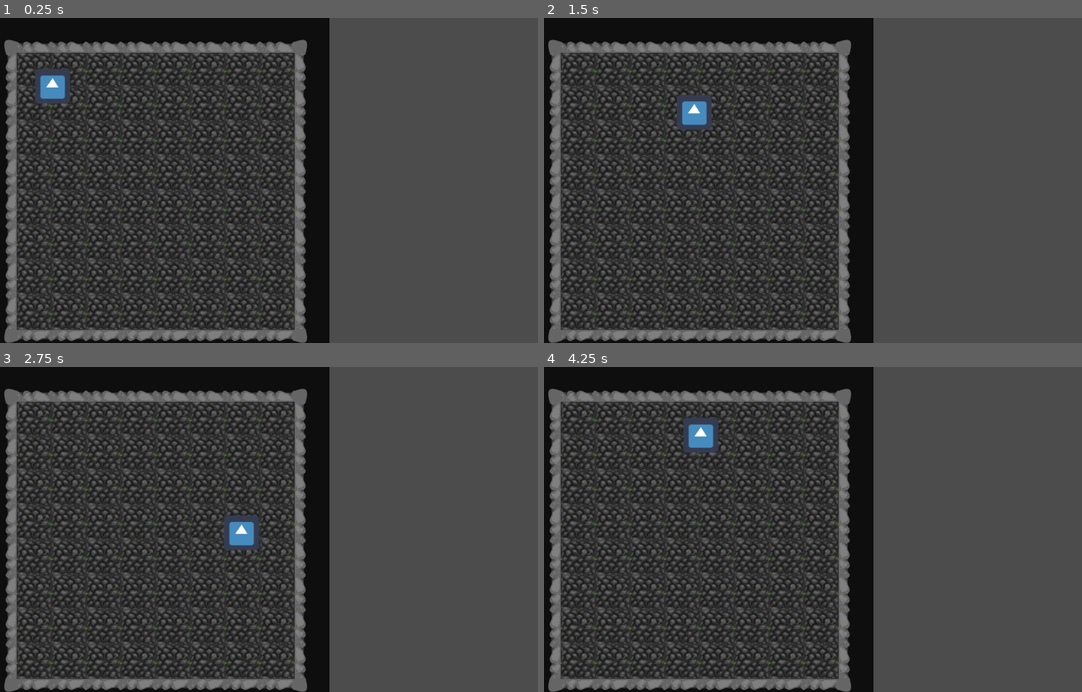
Above: before the commit, frames 1-4 (two rows, left to right).
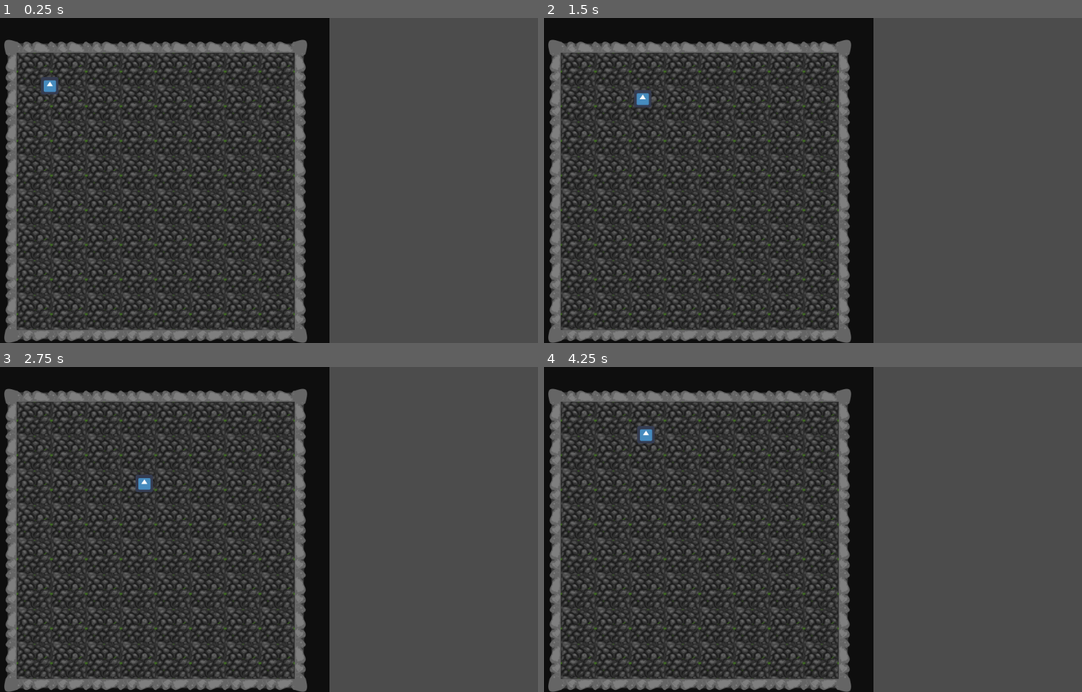
Above: after the commit, the same moments.

Repository: hnr250/FromHeroToZero
Game: Godot game, scene res://Field.tscn
The game is run twice, just before and just after one commit, with the same random seed, the same clock (stepped at 60 frames per second) and the same inputs. The engine's default icon, where the game draws it, is replaced by a stand-in: a white triangle on a blue panel in a dark square.
Inputs:
- Up to frame 1 (0.25 s): no input
- Up to frame 2 (1.5 s): tap Enter at 0.5 s; hold Right (ui_right) 0.53-1.28 s; hold Down (ui_down) from 1.28 s (still down)
- Up to frame 3 (2.75 s): release Down (ui_down) at 2.03 s; hold Right (ui_right) from 2.03 s (still down)
- Up to frame 4 (4.25 s): release Right (ui_right) at 2.78 s; hold Up (ui_up) 2.78-3.53 s; hold Left (ui_left) from 3.53 s (still down)

The runs differ from the first frame. In frame 1, 0.6% of the frame differs, in the area x 6-14%, y 15-27%; in frame 2, 0.7%; in frame 3, 0.7%; in frame 4, 0.8%, in the area x 17-33%, y 15-27%.

Commit message:
Move player to Objects, fix player collider, revamp player movement

Diff:
--- a/Field.tscn
+++ b/Field.tscn
@@ -1,16 +1,8 @@
-[gd_scene load_steps=5 format=2]
+[gd_scene load_steps=3 format=2]
 
 [ext_resource path="res://Objects/tiles.tres" type="TileSet" id=1]
-[ext_resource path="res://Scripts/simple_movement.gd" type="Script" id=2]
-[ext_resource path="res://Graphics/icon.png" type="Texture" id=3]
+[ext_resource path="res://Objects/Player.tscn" type="PackedScene" id=2]
 
-
-
-
-[sub_resource type="RectangleShape2D" id=1]
-
-custom_solver_bias = 0.0
-extents = Vector2( 10, 10 )
 
 [node name="Tileset" type="Node2D" index="0"]
 
@@ -38,24 +30,6 @@
 tile_data = PoolIntArray( 0, 5, 0, 1, 4, 0, 2, 4, 0, 3, 4, 0, 4, 4, 0, 5, 4, 0, 6, 4, 0, 7, 4, 0, 8, 4, 0, 9, 6, 0, 655 …(1247 unchanged characters)…
 _sections_unfolded = [ "Cell", "Collision" ]
 
-[node name="KinematicBody2D" type="KinematicBody2D" parent="." index="1"]
+[node name="KinematicBody2D" parent="." index="1" instance=ExtResource( 2 )]
 
-position = Vector2( 259.402, 252.252 )
-scale = Vector2( 2, 2 )
-input_pickable = false
-collision_layer = 1
-collision_mask = 1
-collision/safe_margin = 0.08
-script = ExtResource( 2 )
-_sections_unfolded = [ "Transform" ]
-
-[node name="Sprite" type="Sprite" parent="KinematicBody2D" index="0"]
-
-texture = ExtResource( 3 )
-_sections_unfolded = [ "Transform" ]
-
-[node name="CollisionShape2D" type="CollisionShape2D" parent="KinematicBody2D" index="1"]
-
-scale = Vector2( 2, 2 )
-shape = SubResource( 1 )
-_sections_unfolded = [ "Transform" ]
+position = Vector2( 250, 250 )
--- a/Objects/Node2D.tscn
+++ b/Objects/Node2D.tscn
@@ -1,7 +1,6 @@
 [gd_scene load_steps=2 format=2]
 
 [ext_resource path="res://Graphics/2dpixx_dungeon.png" type="Texture" id=1]
-
 
 [node name="Node2D" type="Node2D"]
 
--- /dev/null
+++ b/Objects/Player.tscn
@@ -0,0 +1,31 @@
+[gd_scene load_steps=4 format=2]
+
+[ext_resource path="res://Scripts/player.gd" type="Script" id=1]
+[ext_resource path="res://Graphics/icon.png" type="Texture" id=2]
+
+
+[sub_resource type="RectangleShape2D" id=1]
+
+custom_solver_bias = 0.0
+extents = Vector2( 15.8518, 12.9558 )
+
+[node name="KinematicBody2D" type="KinematicBody2D" index="0"]
+
+input_pickable = false
+collision_layer = 1
+collision_mask = 1
+collision/safe_margin = 0.08
+script = ExtResource( 1 )
+_sections_unfolded = [ "Transform" ]
+
+[node name="Sprite" type="Sprite" parent="." index="0"]
+
+texture = ExtResource( 2 )
+_sections_unfolded = [ "Transform" ]
+
+[node name="CollisionShape2D" type="CollisionShape2D" parent="." index="1"]
+
+position = Vector2( -0.00587056, -0.00404142 )
+scale = Vector2( 2.01951, 2.4688 )
+shape = SubResource( 1 )
+_sections_unfolded = [ "Transform" ]
--- a/Objects/tiles.tres
+++ b/Objects/tiles.tres
@@ -1,7 +1,6 @@
 [gd_resource type="TileSet" load_steps=10 format=2]
 
 [ext_resource path="res://Graphics/2dpixx_dungeon.png" type="Texture" id=1]
-
 
 [sub_resource type="ConvexPolygonShape2D" id=1]
 
--- /dev/null
+++ b/Scripts/player.gd
@@ -0,0 +1,28 @@
+extends KinematicBody2D
+
+var VELOCITY = 2
+
+func _physics_process(delta):
+	_move_player()
+
+func _move_player():
+	var horizontal_movement = 0
+	var vertical_movement = 0
+	var movement_vector = Vector2(0,0)
+
+	if Input.is_action_pressed("ui_left"):
+		horizontal_movement = -1
+	elif Input.is_action_pressed("ui_right"):
+		horizontal_movement = 1
+
+	if Input.is_action_pressed("ui_up"):
+		vertical_movement = -1
+	elif Input.is_action_pressed("ui_down"):
+		vertical_movement = 1
+
+	if horizontal_movement * horizontal_movement == vertical_movement * vertical_movement:
+		horizontal_movement = horizontal_movement /1.4142
+		vertical_movement = vertical_movement /1.4142
+
+	movement_vector = Vector2(horizontal_movement*VELOCITY,vertical_movement*VELOCITY)
+	move_and_collide(movement_vector)
--- a/Scripts/simple_movement.gd
+++ /dev/null
@@ -1,16 +0,0 @@
-extends KinematicBody2D
-
-var VELOCITY = 4
-
-func _physics_process(delta):
-
-    if Input.is_action_pressed("ui_left"):
-        move_and_collide(Vector2(-VELOCITY, 0))
-    elif Input.is_action_pressed("ui_right"):
-        move_and_collide(Vector2(VELOCITY, 0))
-
-
-    if Input.is_action_pressed("ui_up"):
-       move_and_collide(Vector2(0, -VELOCITY))
-    elif Input.is_action_pressed("ui_down"):
-       move_and_collide(Vector2(0, VELOCITY))
